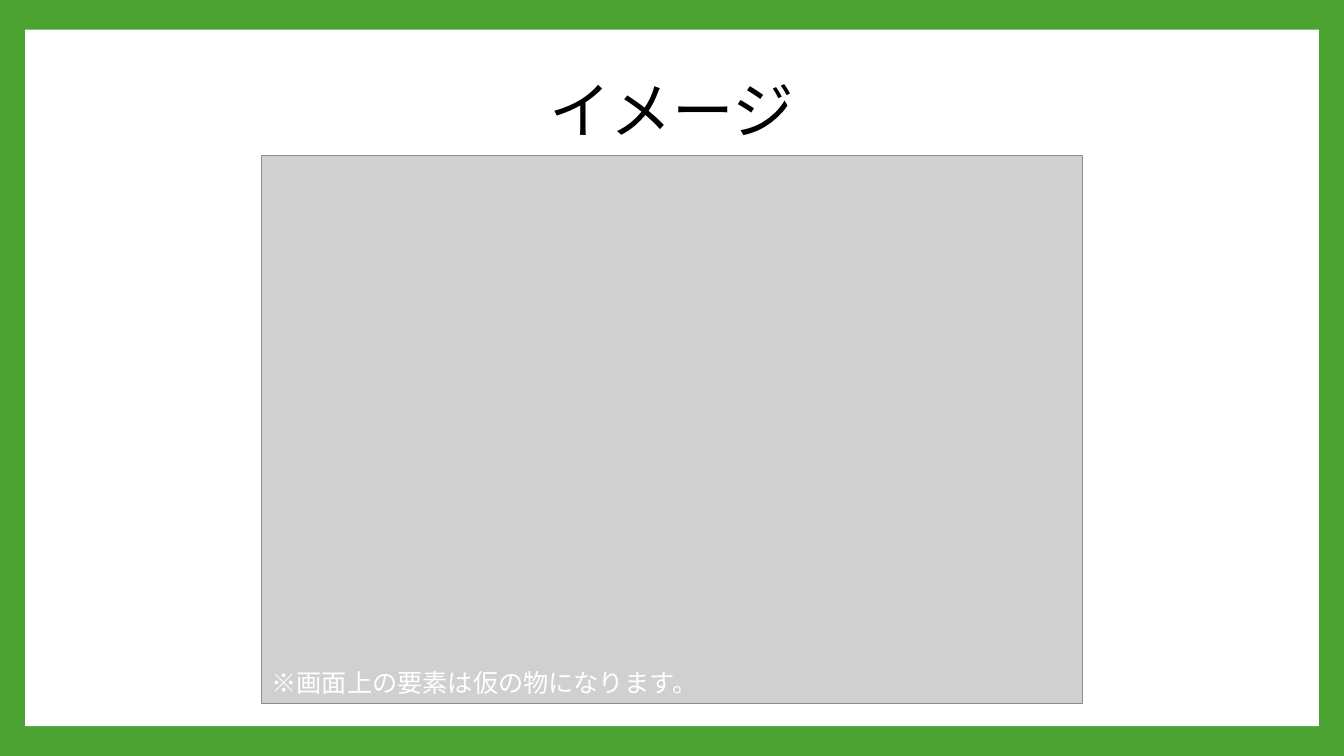
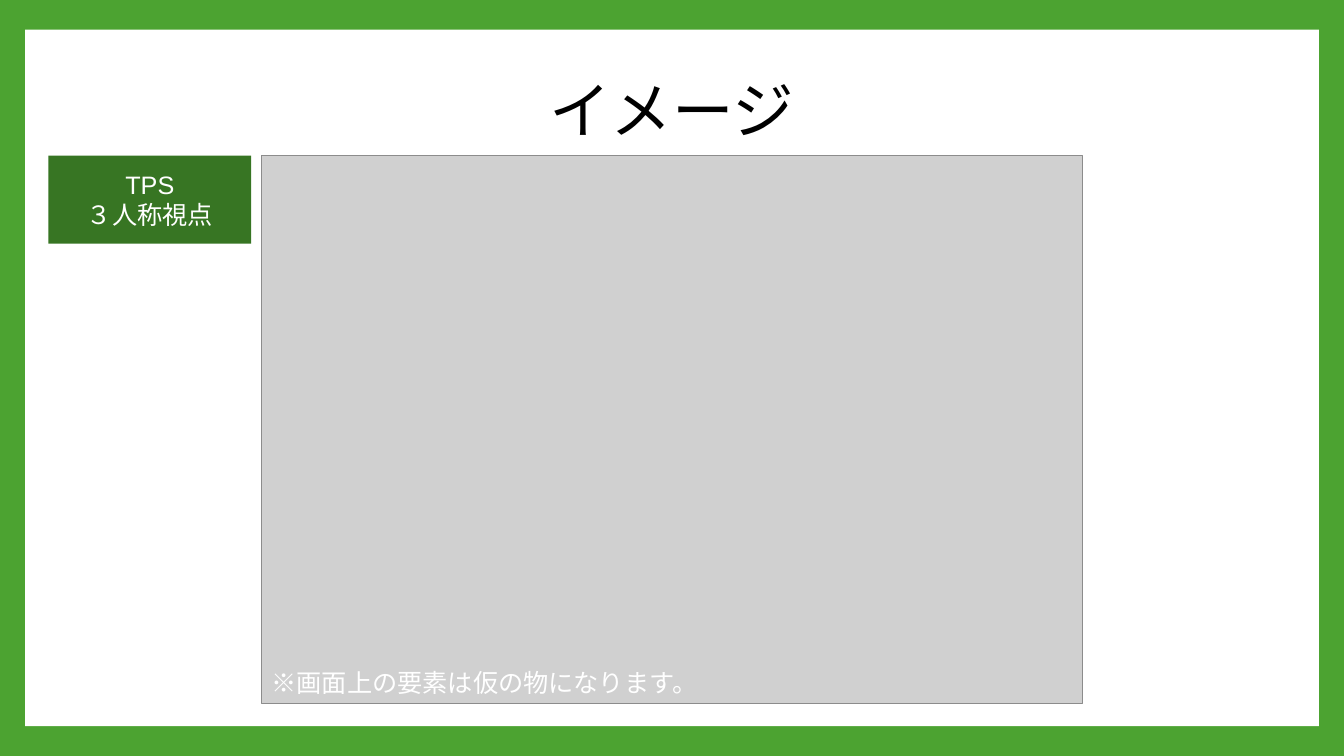
Before and after one commit to A23019/GC_A3_1, a slide deck: slide 6 of 企画/PowerPoint/REBASE_企画書.pptx. Drawn at 1344x756 pixels with LibreOffice and Linux fonts; fonts in the diff are those of the drawing; grey boxes stand for pictures; background and template pictures are left out. Boxes give left, top, right and bottom in pixels: in the first picture for what was removed or moved away, otherwise in the second. Text is boxed around its words. In the diff, an @@ line names an element or a change of style, - is before the commit and + after.

```diff
--- a/企画/PowerPoint/REBASE_企画書.pptx
+++ b/企画/PowerPoint/REBASE_企画書.pptx
@@ rectangle added at [48,156,251,244], fill #377523, 18 pt, text #FFFFFF @@
+TPS
+３人称視点
```
Also in this commit, not shown: 12 other slides changed, 3 slides added, 2 slides removed.
